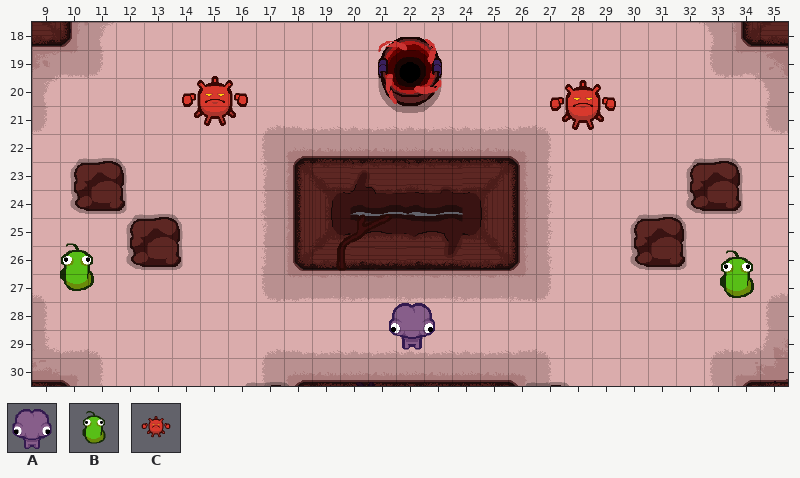
An edit to a level. Tiled map, white_agent/white_agent/Content/level/level_6_mid.tmx. That is the earlier state.
Cells are 32x32 px. Shown: x 9..35, y 18..30.
Key: from "boss": A 1 "enemy_leukemia", B 2 "enemy_bacteria", C 3 "enemy_virus".
Objects are placed by their top-left corner, in cells (3,4 is the top-left corner of cell 3,4); size is 1x1 cell unless given.
Objects on layer "entity" before:
C "enemy_virus" at 13.5,18.9 size 4x4
C "enemy_virus" at 26.7,19.1 size 4x4
B "enemy_bacteria" at 9.3,25.5 size 2.5x2.5
B "enemy_bacteria" at 32.9,25.8 size 2.5x2.5
A "enemy_leukemia" at 21.6,27.8 size 2x2
After:
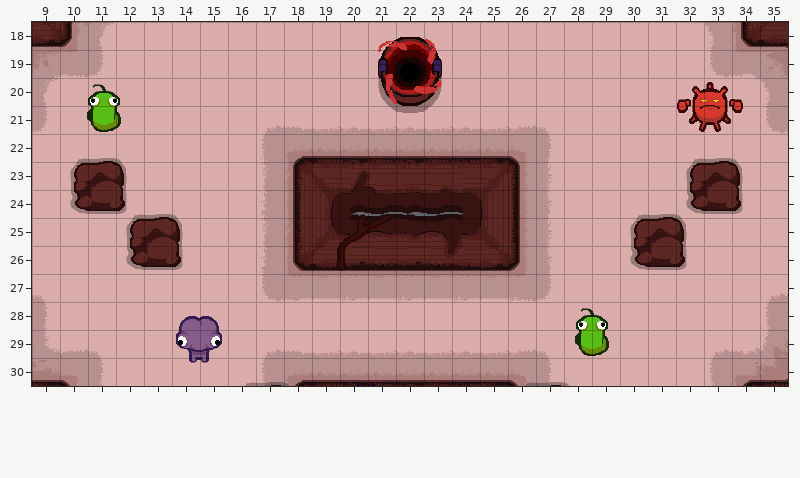
Edits made:
Layer "entity":
changed: B "enemy_bacteria" at 32.9,25.8 size 2.5x2.5 -> B "enemy_bacteria" at 10.3,19.9 size 2.5x2.5
changed: C "enemy_virus" at 13.5,18.9 size 4x4 -> C "enemy_virus" at 31.2,19.2 size 4x4
changed: A "enemy_leukemia" at 21.6,27.8 size 2x2 -> A "enemy_leukemia" at 14,28.3 size 2x2
added: B "enemy_bacteria" at 27.8,27.9 size 2.5x2.5
removed: C "enemy_virus" at 26.7,19.1 size 4x4
removed: B "enemy_bacteria" at 9.3,25.5 size 2.5x2.5
